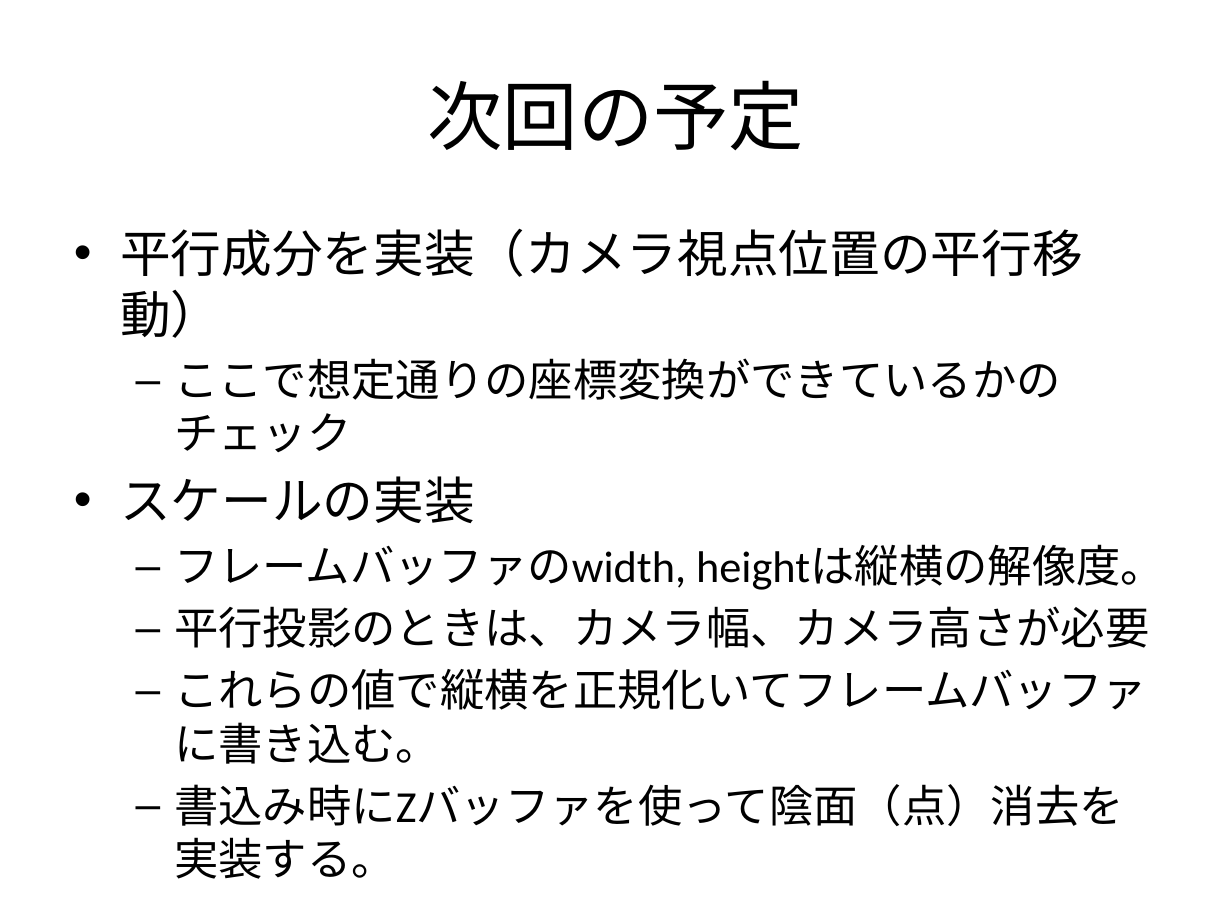
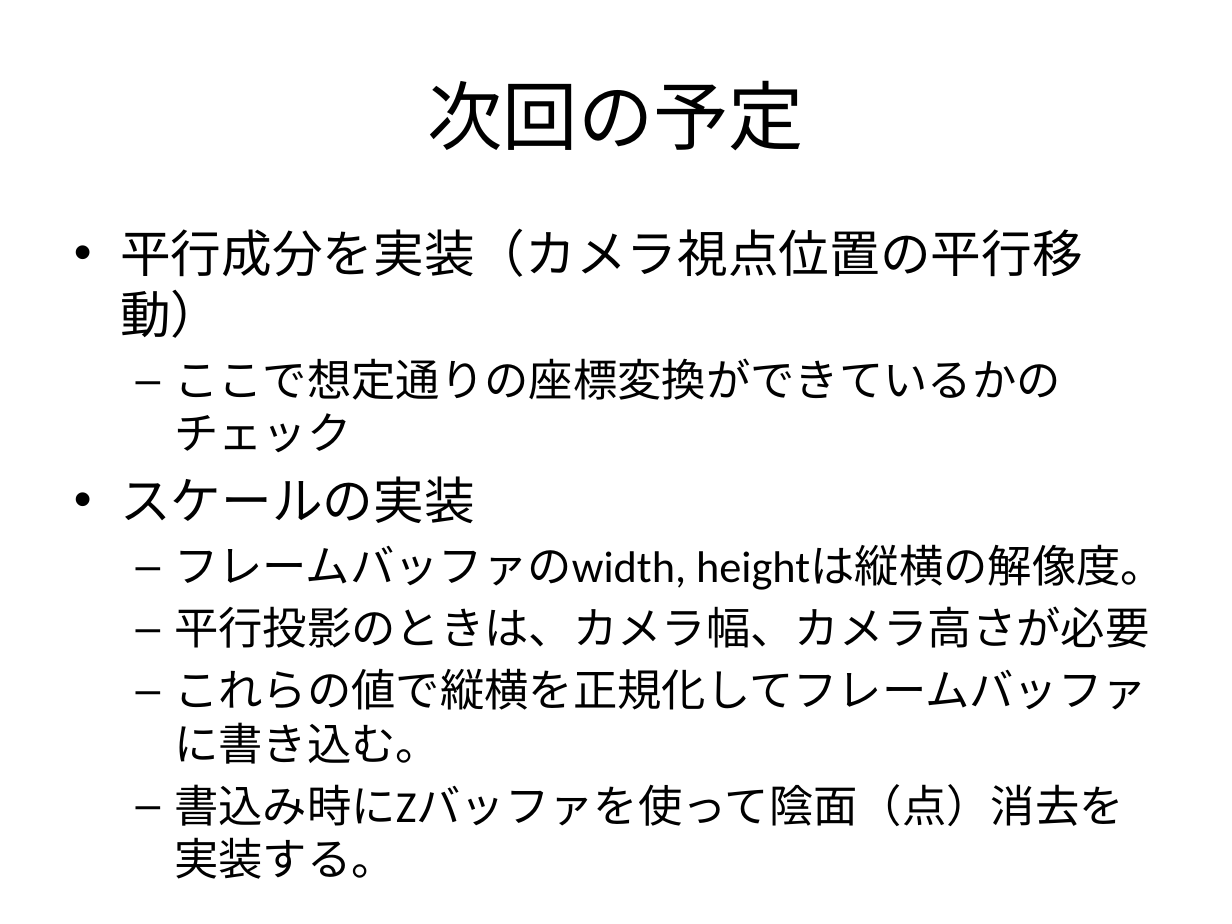
Before and after one commit to tymob/standard_render, a slide deck: slide 11 of Design20161208.pptx. Drawn at 1232x924 pixels with LibreOffice and Linux fonts; fonts in the diff are those of the drawing. Boxes give left, top, right and bottom in pixels: in the first picture for what was removed or moved away, otherwise in the second. Text is boxed around its words. In the diff, an @@ line names an element or a change of style, - is before the commit and + after.

Commit message:
ppt update

```diff
--- a/Design20161208.pptx
+++ b/Design20161208.pptx
@@ text at <box>174,668,1147,764</box>: text changed @@
-  – これらの値で縦横を正規化いてフレームバッファに書き込む。
+  – これらの値で縦横を正規化してフレームバッファに書き込む。
```
Also in this commit, not shown: 7 slides added.
